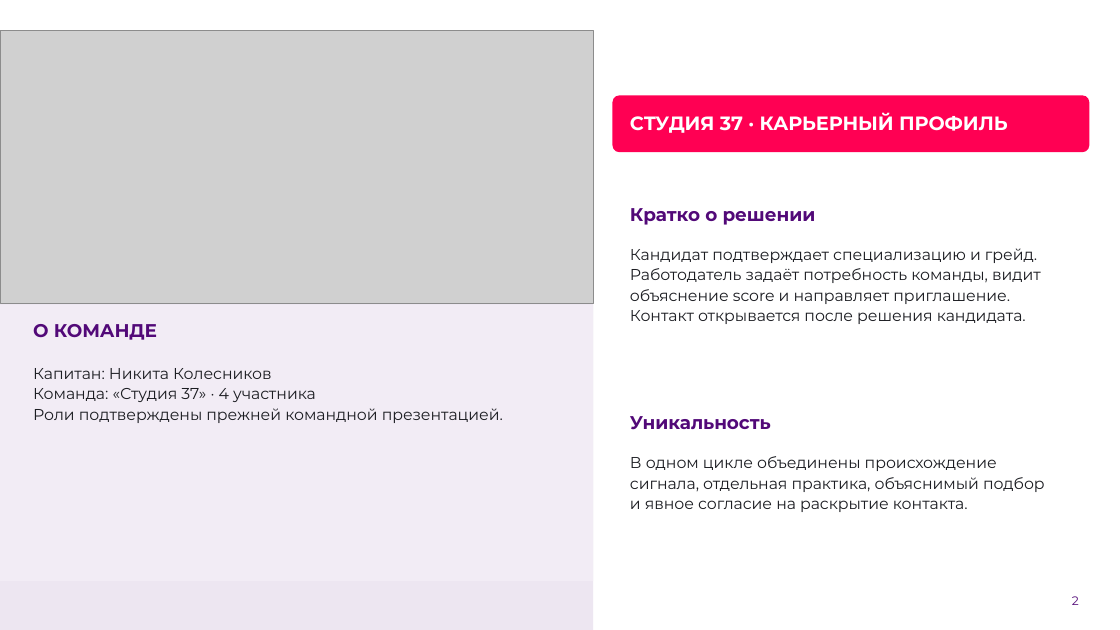
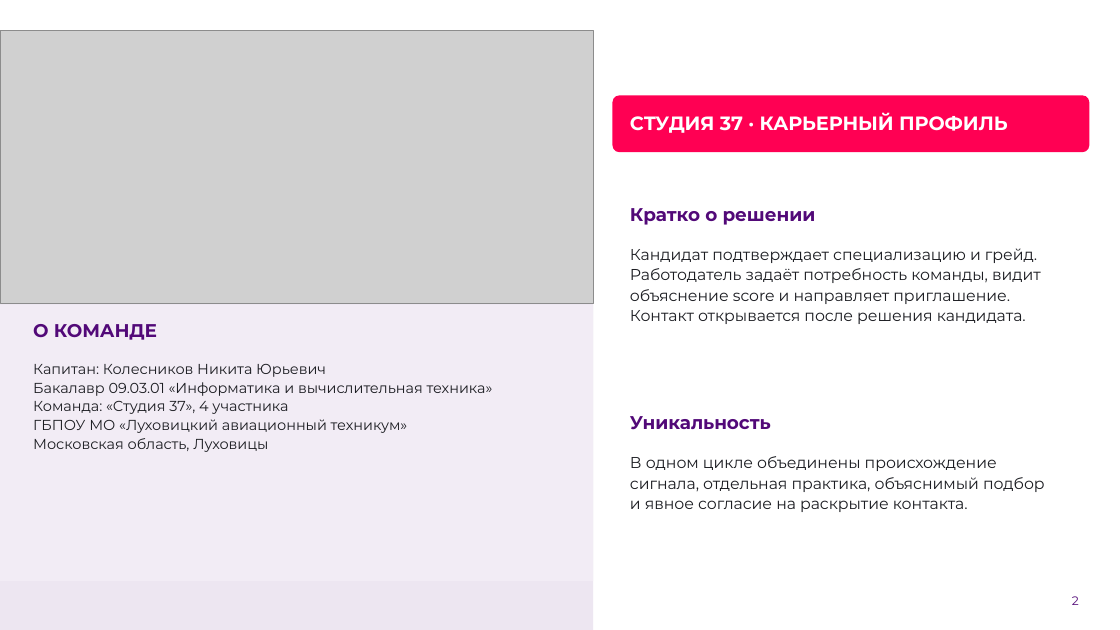
Before and after one commit to punkpsyh-hash/Fsp, a slide deck: slide 2 of docs/delivery/fsp-lct-2026.pptx. Drawn at 1120x630 pixels with LibreOffice and Linux fonts; fonts in the diff are those of the drawing; grey boxes stand for pictures; background and template pictures are left out. Boxes give left, top, right and bottom in pixels: in the first picture for what was removed or moved away, otherwise in the second. Text is boxed around its words. In the diff, an @@ line names an element or a change of style, - is before the commit and + after.

```diff
--- a/docs/delivery/fsp-lct-2026.pptx
+++ b/docs/delivery/fsp-lct-2026.pptx
@@ text at (33, 364, 493, 452): text changed; size 13.5 to 12.4 pt @@
-Капитан: Никита Колесников
-Команда: «Студия 37» · 4 участника
-Роли подтверждены прежней командной презентацией.
+Капитан: Колесников Никита Юрьевич
+Бакалавр 09.03.01 «Информатика и вычислительная техника»
+Команда: «Студия 37», 4 участника
+ГБПОУ МО «Луховицкий авиационный техникум»
+Московская область, Луховицы
```
Also in this commit, not shown: 5 other slides changed, 56 other files.
